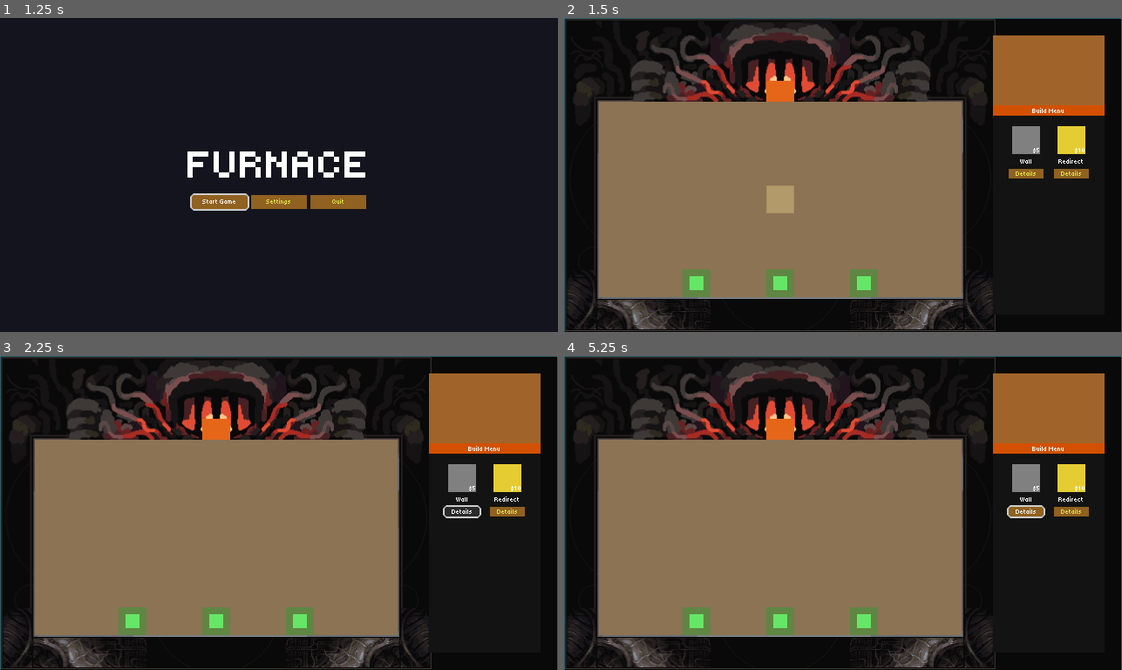
Above: before the commit, frames 1-4 (two rows, left to right).
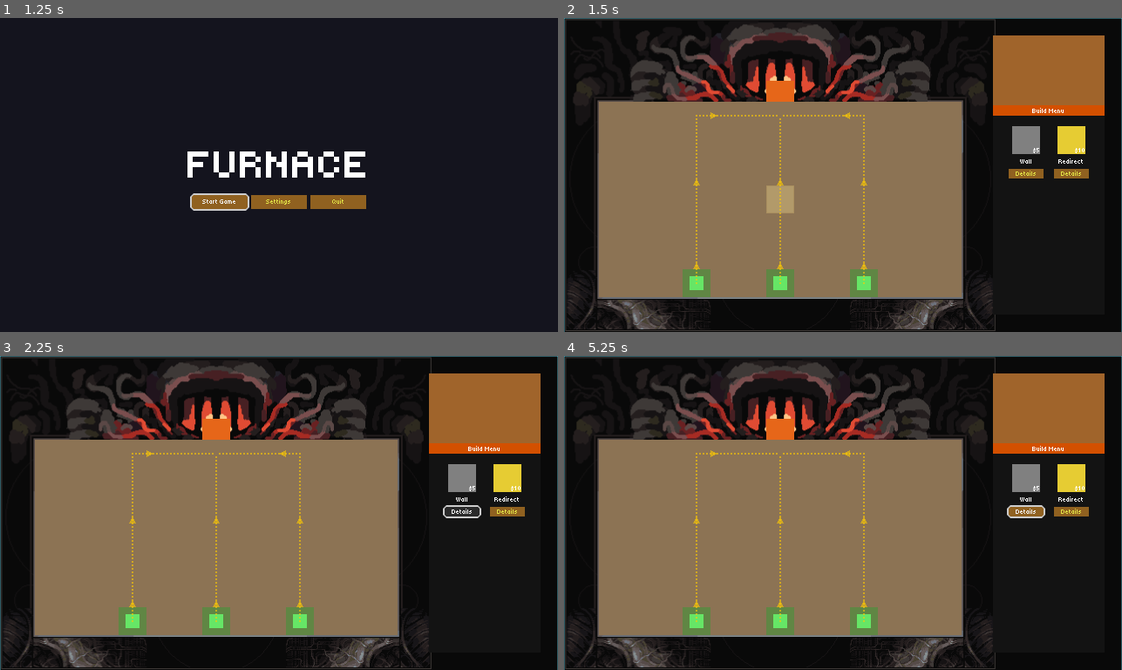
Above: after the commit, the same moments.

Repository: Arcane-Laboratory/Furnace
Game: Godot game, scene res://scenes/ui/title_screen.tscn
Same seed, same stepped clock (60 frames per second), same inputs: the game is played once before the commit and once after it.
Inputs (mouse positions are in pixels of both pictures, inside the frame that each line leads up to):
- Up to frame 1 (1.25 s): tap Enter at 0.5 s; move the mouse to (401, 159) at 0.52 s; tap P at 0.6 s; click (401, 159) at 0.67 s
- Up to frame 2 (1.5 s): click "Start Game" at 1.25 s
- Up to frame 3 (2.25 s): click "Details" at 2 s
- Up to frame 4 (5.25 s): click "Details" at 2.75 s; click "Details" at 3.5 s; tap Space at 4.25 s; move the mouse to (1027, 491) at 4.27 s; tap P at 4.35, 5.1 s; click (1027, 491) at 4.42 s; tap Enter at 5 s; move the mouse to (1071, 491) at 5.02 s; click (1071, 491) at 5.17 s

Frame 1 is identical in both runs. In frame 2, 0.4% of the frame differs, in the area x 23-55%, y 30-85%; in frame 3, 0.4%; in frame 4, 0.4%.

Commit message:
pathfinding bug fix

Diff:
--- a/godot/scenes/game/game_scene.tscn
+++ b/godot/scenes/game/game_scene.tscn
@@ -3,6 +3,7 @@
 [ext_resource type="Script" path="res://scripts/game/game_scene.gd" id="1_game"]
 [ext_resource type="PackedScene" uid="uid://t3stfxka0jty" path="res://scenes/ui/pause_menu.tscn" id="2_pause"]
 [ext_resource type="PackedScene" uid="uid://b3jhhs6h1vujk" path="res://scenes/ui/game_menu.tscn" id="2_ydf3n"]
+[ext_resource type="Script" path="res://scripts/game/path_preview.gd" id="3_path_preview"]
 
 [node name="GameScene" type="Node2D"]
 script = ExtResource("1_game")
@@ -20,6 +21,9 @@
 position = Vector2(40, 96)
 
 [node name="GridOverlay" type="Node2D" parent="GameBoard"]
+
+[node name="PathPreview" type="Node2D" parent="GameBoard"]
+script = ExtResource("3_path_preview")
 
 [node name="Tiles" type="Node2D" parent="GameBoard"]
 
--- a/godot/scripts/game/game_scene.gd
+++ b/godot/scripts/game/game_scene.gd
@@ -6,7 +6,7 @@
 @onready var right_panel: PanelContainer = $UILayer/RightPanel
 @onready var active_ui: Control = $UILayer/ActiveUI
 @onready var grid_overlay: Node2D = $GameBoard/GridOverlay
-@onready var path_preview: Node2D = get_node_or_null("GameBoard/PathPreview") as Node2D
+@onready var path_preview: Node2D = $GameBoard/PathPreview
 @onready var background: Sprite2D = $Background
 @onready var game_board: Node2D = $GameBoard
 @onready var tiles_container: Node2D = $GameBoard/Tiles
